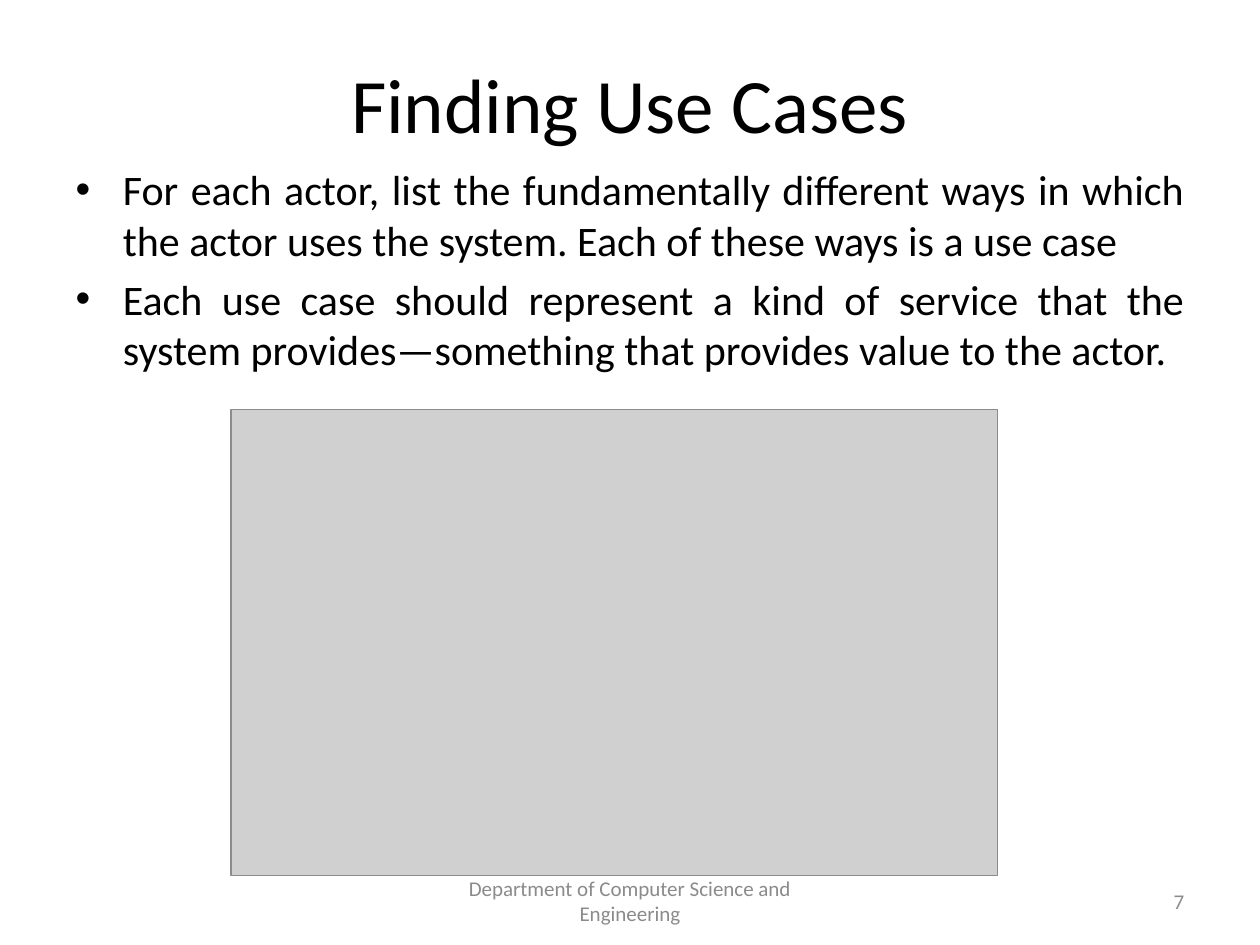
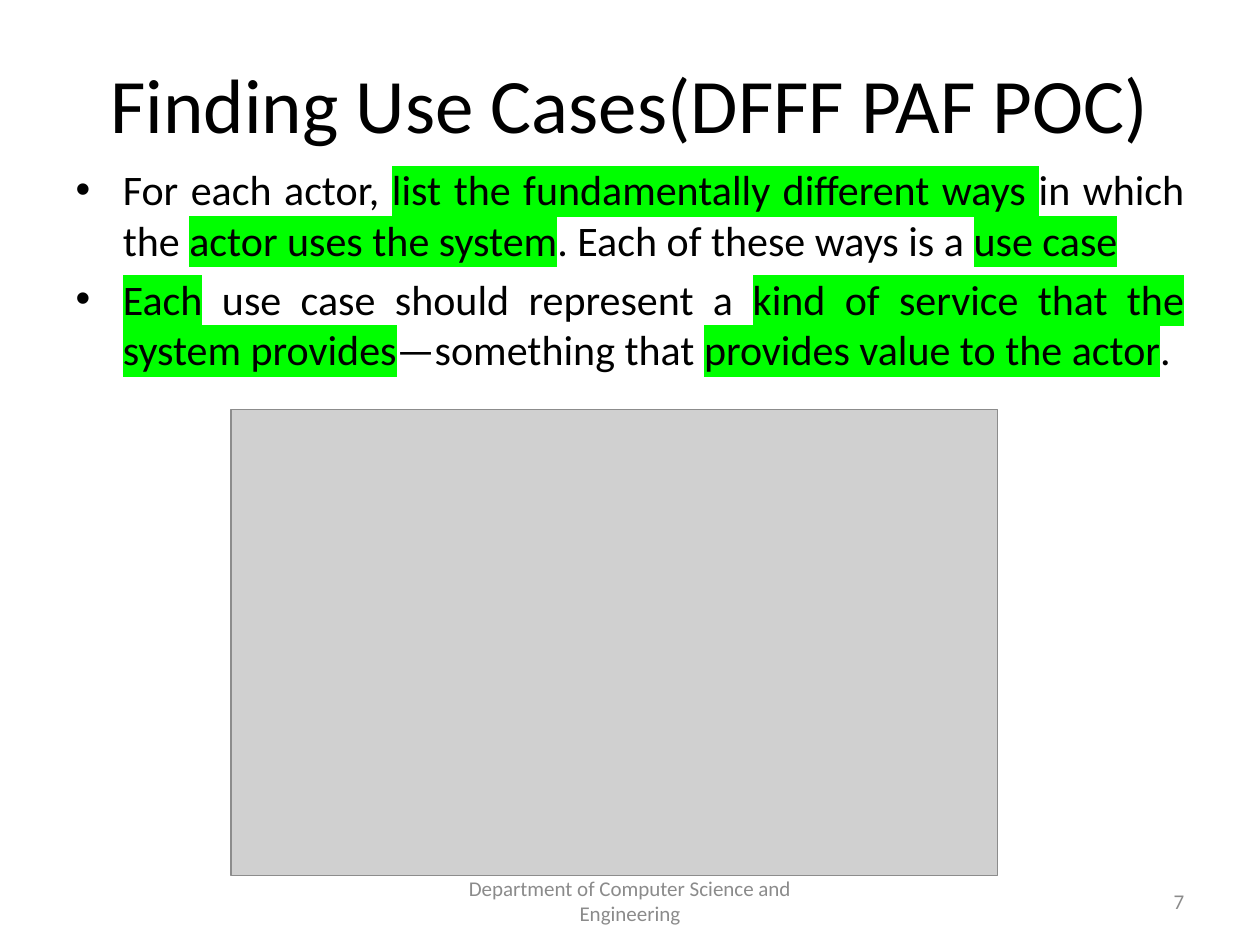
Before and after one commit to spiman9/BE-CSE, a slide deck: slide 7 of SEM-5/OOMD/Unit 5/Unit5_Application Analysis.pptx. Drawn at 1260x945 pixels with LibreOffice and Linux fonts; fonts in the diff are those of the drawing; grey boxes stand for pictures. Boxes give left, top, right and bottom in pixels: in the first picture for what was removed or moved away, otherwise in the second. Text is boxed around its words. In the diff, an @@ line names an element or a change of style, - is before the commit and + after.

```diff
--- a/SEM-5/OOMD/Unit 5/Unit5_Application Analysis.pptx
+++ b/SEM-5/OOMD/Unit 5/Unit5_Application Analysis.pptx
@@ title at <box>110,77,1148,147</box>: text changed @@
-Finding Use Cases
+Finding Use Cases(DFFF PAF POC)
@@ text "For each actor, list the ..." at <box>123,175,1184,375</box>: highlight none to #00FF00 in "list the fundamentally different ways actor uses ...", "Each kind of service that the system ..." @@
```
Also in this commit, not shown: 25 other slides changed, 2 other files.
